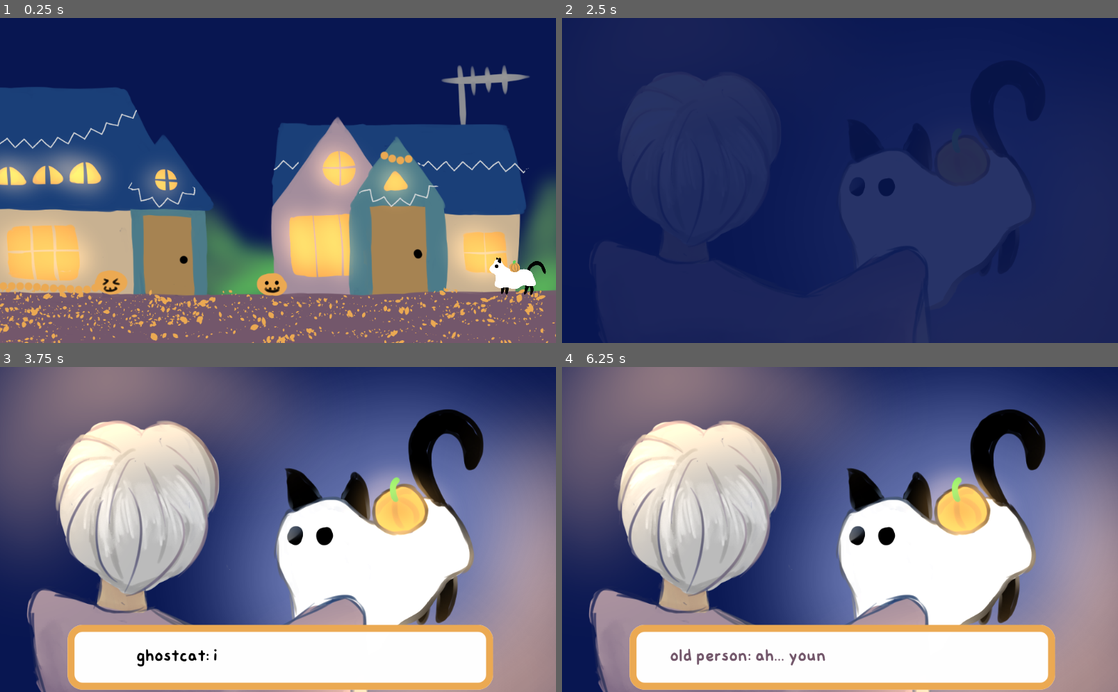
Above: before the commit, frames 1-4 (two rows, left to right).
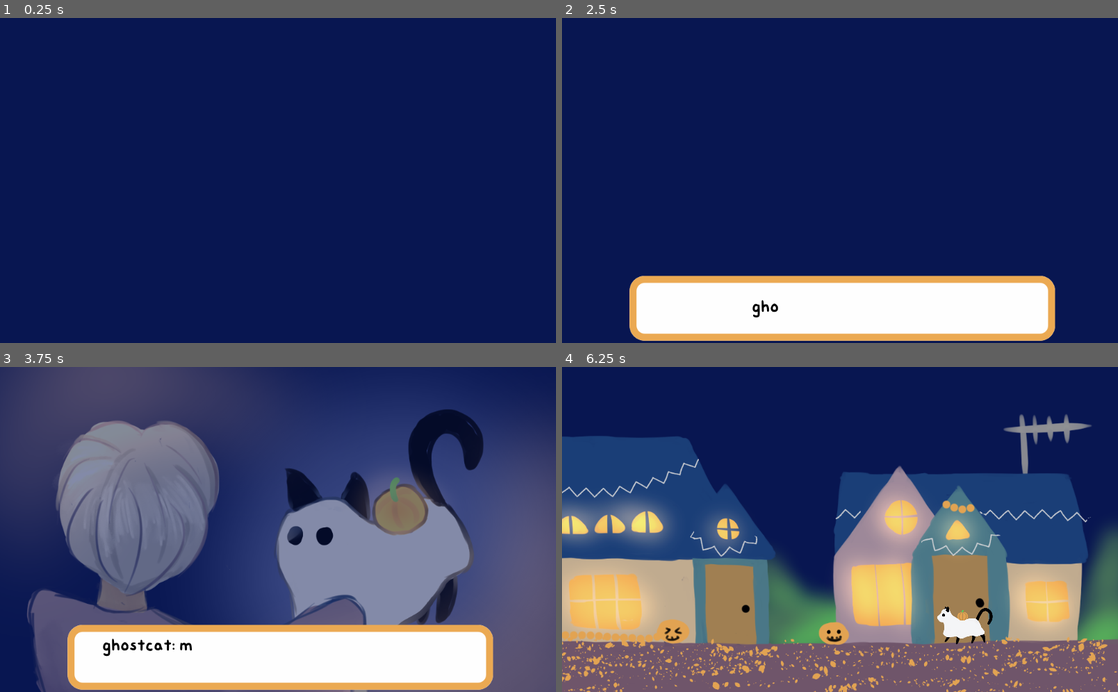
Above: after the commit, the same moments.

Repository: bucketfish/a-pumpkin-behind-you
Game: Godot game, scene res://base.tscn
Same seed, same stepped clock (60 frames per second), same inputs: the game is played once before the commit and once after it.
Inputs:
- Up to frame 1 (0.25 s): no input
- Up to frame 2 (2.5 s): tap Enter at 0.5 s; hold Right (right) 0.53-1.28 s; hold W (interact) 0.53-1.28 s; hold Left (left) 1.28-2.03 s; tap W (interact) at 1.35 s; hold Right (right) from 2.03 s (still down); hold W (interact) from 2.03 s (still down)
- Up to frame 3 (3.75 s): release W (interact) at 2.78 s; tap W (interact) at 2.85 s; release Right (right) at 3.53 s; hold Left (left) from 3.53 s (still down); hold W (interact) from 3.53 s (still down)
- Up to frame 4 (6.25 s): release W (interact) at 4.28 s; tap W (interact) at 4.35, 5.85 s; tap Space at 5 s; hold W (interact) 5.03-5.78 s; release Left (left) at 5.78 s; hold Right (right) from 5.78 s (still down)

The runs differ from the first frame. In frame 1, 64% of the frame differs, in the area x 0-100%, y 14-100%; in frame 2, 32%; in frame 3, 68%; in frame 4, 96%, in the area x 0-100%, y 0-100%.

Commit message:
game is done

Diff:
--- a/base.gd
+++ b/base.gd
@@ -8,44 +8,70 @@
 onready var anim = $cutscenes
 onready var playercam = $playercam
 onready var cutscenecam = $cutscenecam
-onready var dialogue = $dialogue
+onready var dialogue = $CanvasLayer2/dialogue
+
+var countdown = 3
 
 var cutscenes = [
 	"",
 	preload("res://cutscenes/one.png"),
 	preload("res://cutscenes/two.png"),
 	preload("res://cutscenes/three.png"),
-	#preload("res://cutscenes/four.png")
+	preload("res://cutscenes/four.png")
 ]
 
-var state = "play"
+var state = "idle"
 
 # Called when the node enters the scene tree for the first time.
 func _ready():
+	$CanvasLayer/ColorRect.modulate = "#ffffffff"
+
+	state = "idle"
+	cutscenecam.current = true
+	yield(get_tree().create_timer(1), "timeout")
+
+	start_game()
+
+func start_game():
+	dialogue.play("start")
+
+
 	playercam.current = true
 	state = "play"
 
 func show_cutscene(num):
+	countdown -= 1
 	state = "pause"
 	anim.play("fade")
 	yield(anim, "animation_finished")
 	cutscenecam.current = true
 	sprite.texture = cutscenes[num]
-	anim.play_backwards("fade")
-	yield(anim, "animation_finished")
-	dialogue.play(num)
+	if num in [1, 2, 3]:
+		dialogue.play(num)
+	else:
+		dialogue.play(num)
+		anim.play_backwards("fade")
+		yield(anim, "animation_finished")
 
 func stop_cutscene():
-	anim.play("fade")
-	yield(anim, "animation_finished")
+	if $CanvasLayer/ColorRect.modulate == Color("#ffffff00"):
+		anim.play("fade")
+		yield(anim, "animation_finished")
 	playercam.current = true
 	sprite.texture = null
 	anim.play_backwards("fade")
 	yield(anim, "animation_finished")
 	state = "play"
 
+func end_game():
+	anim.play("fade")
+	yield(anim, "animation_finished")
+
+	#sprite.texture = null
 
 
-# Called every frame. 'delta' is the elapsed time since the previous frame.
-#func _process(delta):
-#	pass
+
+
+func _on_ending_body_entered(body):
+	if countdown<=0:
+		show_cutscene(4)
--- a/base.tscn
+++ b/base.tscn
@@ -34,6 +34,9 @@
 [sub_resource type="DynamicFont" id=4]
 size = 32
 font_data = ExtResource( 8 )
+
+[sub_resource type="RectangleShape2D" id=5]
+extents = Vector2( 15.5629, 135.226 )
 
 [node name="base" type="Node2D"]
 script = ExtResource( 2 )
@@ -99,7 +102,6 @@
 layer = 5
 
 [node name="ColorRect" type="ColorRect" parent="CanvasLayer"]
-modulate = Color( 1, 1, 1, 0 )
 anchor_right = 1.0
 anchor_bottom = 1.0
 color = Color( 0.0352941, 0.0901961, 0.321569, 1 )
@@ -110,16 +112,19 @@
 [node name="cutscenes" type="AnimationPlayer" parent="."]
 anims/fade = SubResource( 3 )
 
-[node name="dialogue" type="Node2D" parent="."]
+[node name="CanvasLayer2" type="CanvasLayer" parent="."]
+layer = 10
+
+[node name="dialogue" type="Node2D" parent="CanvasLayer2"]
 script = ExtResource( 9 )
 
-[node name="NinePatchRect" parent="dialogue" instance=ExtResource( 6 )]
+[node name="NinePatchRect" parent="CanvasLayer2/dialogue" instance=ExtResource( 6 )]
 margin_left = 100.0
 margin_top = 450.0
 margin_right = 924.0
 margin_bottom = 620.0
 
-[node name="text" parent="dialogue" instance=ExtResource( 7 )]
+[node name="text" parent="CanvasLayer2/dialogue" instance=ExtResource( 7 )]
 margin_left = 147.0
 margin_top = 493.0
 margin_right = 888.0
@@ -128,6 +133,14 @@
 text = ""
 autowrap = true
 
-[node name="Tween" type="Tween" parent="dialogue"]
+[node name="Tween" type="Tween" parent="CanvasLayer2/dialogue"]
 
-[editable path="dialogue/NinePatchRect"]
+[node name="ending" type="Area2D" parent="."]
+position = Vector2( -1005.36, 372.342 )
+
+[node name="CollisionShape2D" type="CollisionShape2D" parent="ending"]
+shape = SubResource( 5 )
+
+[connection signal="body_entered" from="ending" to="." method="_on_ending_body_entered"]
+
+[editable path="CanvasLayer2/dialogue/NinePatchRect"]
--- a/dialogue.gd
+++ b/dialogue.gd
@@ -2,6 +2,12 @@
 
 
 var lines = {
+	"start":[
+		["t", "press up arrow or enter to continue)", "n"],
+		["t", "happy halloween!!! it's trick or treat day!!", "c"],
+		["t", "my only goal for today is to get some candy.", "c"],
+		["t", "you can do it!!!!", "p"]
+	],
 	"all":[
 		["s", "door_knock", "to_end"],
 		["s", "door_open", "to_end"],
@@ -29,6 +35,25 @@
 		["t", "it's alright~ haters gonna hate~!", "p"]
 	],
 	2:[
+		["t", "who's there~", "j2"],
+		["t", "me! ghostcat!", "c"],
+		["t", "and pompkin!", "p"],
+		["t", "oh, hello~ let me grab my candy :)", "j2"],
+		["t", "omg!! yay!", "c"],
+		["t", "we're gonna take all of the candy!! ghostcat deserves all the candy!", "p"],
+		["t", "pompkin no! we have to leave some for others too.", "c"],
+		["t", "yea, don't take everything~", "j2"],
+		["t", "no, ghostcat deserves all!! take all of it!!!", "p"],
+		["t", "hey~! i'm not giving you candy if you take it all.", "j2"],
+		["t", "i won't! i promise.", "c"],
+		["t", "your friend says otherwise~", "j2"],
+		["t", "take all of it!!! gooo ghostcat!", "p"],
+		["t", "pompkin no!!!!!", "c"],
+		["t", "don't take all the candy >:( no candy for you!", "j2"],
+		["t", "no.... :(", "c"],
+		["t", "you should've taken it all!!!! you deserve it!!!", "p"],
+		["t", "that's not how this works, pompkin! :(", "c"],
+		["t", "....... :(", "p"]
 
 	],
 	3:[
@@ -58,8 +83,27 @@
 		["t", "maybe someone dropped candy there by accident.", "p"],
 		["t", "ah... maybe. okay...", "c"]
 	],
-	"end":[
-		[]
+	4:[
+		["t", "hey!! there's a candy here!", "c"],
+		["t", "told ya!!!!!", "p"],
+		["t", "omg!!!!", "c"],
+		["t", "...", "c"],
+		["t", "... you knew this already, didn't you?", "c"],
+		["t", ".......... maybe?", "p"],
+		["t", "aw.....", "c"],
+		["t", "idk...", "p"],
+		["t", "i figured none of them would give you candy", "p"],
+		["t", "so here's one that i spent 5 days searching for!", "p"],
+		["t", "five days? wow... that's a lot.", "c"],
+		["t", "this halloween is gonna be great!", "p"],
+		["t", "thank you for making my dream come true, pompkin.", "c"],
+		["t", "np!!!! i'll always have your back!!!", "p"],
+		["t", "yea, you'll always sit on my back :)", "c"],
+		["t", "yea!!!!!", "p"],
+		["t", "oh, also this candy is like. pure sugar candy. you won't die eating it!!", "p"],
+		["t", "aaaa that's great! thank you so much...", "c"],
+		["t", "now eat it! and we can go chase kids for more!", "p"],
+		["t", "pompkin no!!!!!!!!", "c"]
 	]
 }
 
@@ -70,20 +114,21 @@
 
 var colors = {
 	"c": "#000000",
+	"n": "#000000",
 	"p": "#ECAA53",
 	"j": "#74586C",
-	"j2": "#ECAA53",
+	"j2": "#74586C",
 	"l": "#61995D",
 }
 
 var names = {
 	"c": "ghostcat",
+	"n": "(note",
 	"p": "pompkin",
 	"j": "old person",
 	"j2": "witchy kid",
 	"l": "plant",
 }
-
 
 # Called when the node enters the scene tree for the first time.
 func _ready():
@@ -91,25 +136,45 @@
 
 func play(num):
 	visible = true
+	text.text = ""
+	text.percent_visible = 0
+	if num in [1, 2, 3]:
+		yield(text_loop("all"), "completed")
+		base.anim.play_backwards("fade")
+		yield(base.anim, "animation_finished")
+
+	yield(text_loop(num), "completed")
+
+	visible = false
+	if typeof(num) == TYPE_INT:
+		if num == 4:
+			base.end_game()
+		else:
+			base.stop_cutscene()
+	else:
+		base.stop_cutscene()
+
+
+func text_loop(num):
 	for i in lines[num]:
 		if i[0] == "s":
 			pass
 
 		elif i[0] == "t":
-			text.visible = false
+			text.percent_visible = 0
 			text.text = names[i[2]] + ": " + i[1]
 			text.modulate = colors[i[2]]
 
 			var seconds = 0.02 * text.get_total_character_count()
 			$Tween.interpolate_property(text, "percent_visible", 0, 1, seconds, Tween.TRANS_LINEAR, Tween.EASE_IN_OUT)
 			$Tween.start()
-			text.visible = true
 
 			yield($Tween, "tween_completed")
 			yield(self, "click_next")
 
-	visible = false
-	base.stop_cutscene()
+	yield(get_tree(), "idle_frame")
+	return
+
 
 
 
Not shown: 1 places in base.tscn that only renumber resources
Binary file added: cutscenes/four.png
Not shown, added: cutscenes/four.png.import
Not shown, added: four.clip
